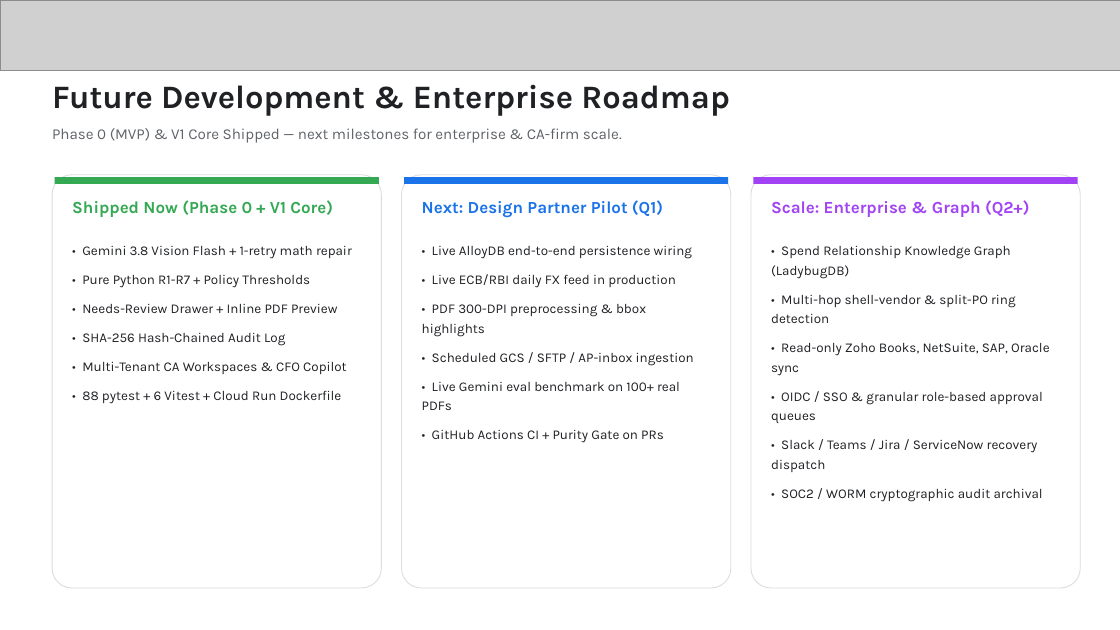
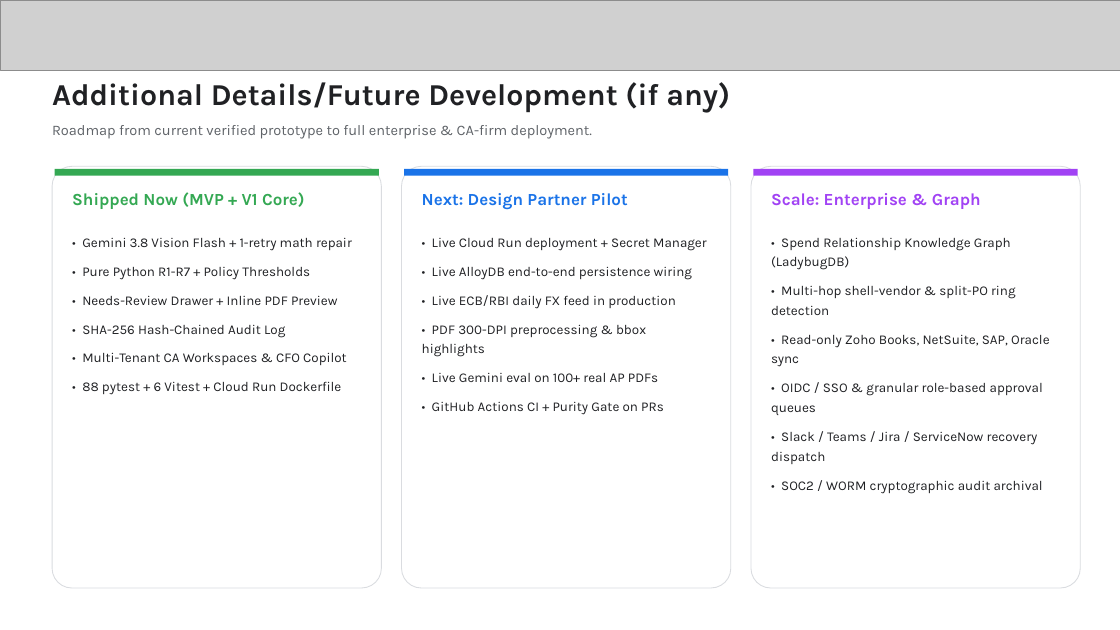
Before and after one commit to naughtynova69/LedgerLens-project, a slide deck: slide 11 of docs/presentation/LedgerLens_Startup_Buildathon_Submission.pptx (slide 9 before the commit). Drawn at 1120x630 pixels with LibreOffice and Linux fonts; fonts in the diff are those of the drawing; grey boxes stand for pictures. Boxes give left, top, right and bottom in pixels: in the first picture for what was removed or moved away, otherwise in the second. Text is boxed around its words. In the diff, an @@ line names an element or a change of style, - is before the commit and + after.

Commit message:
docs(presentation): align PPTX strictly to 12-slide Buildathon Prototype Submission template

```diff
--- a/docs/presentation/LedgerLens_Startup_Buildathon_Submission.pptx
+++ b/docs/presentation/LedgerLens_Startup_Buildathon_Submission.pptx
@@ text at (52, 82, 730, 113): text changed; size 28 to 26 pt @@
-Future Development & Enterprise Roadmap
+Additional Details/Future Development (if any)
@@ text at (52, 125, 592, 139): text changed; size 13 to 12.5 pt @@
-Phase 0 (MVP) & V1 Core Shipped — next milestones for enterprise & CA-firm scale.
+Roadmap from current verified prototype to full enterprise & CA-firm deployment.
@@ rounded rectangle: place and size @@
-rounded rectangle at (52, 175, 381, 588)
+rounded rectangle at (52, 166, 381, 588)
@@ rounded rectangle: place and size @@
-rounded rectangle at (402, 175, 731, 588)
+rounded rectangle at (402, 166, 731, 588)
@@ 3 rectangles: place and size @@
-3 rectangles at (55, 177, 1078, 184)
+3 rectangles at (55, 169, 1078, 176)
@@ rounded rectangle: place and size @@
-rounded rectangle at (751, 175, 1081, 588)
+rounded rectangle at (751, 166, 1081, 588)
@@ text at (72, 192, 305, 209): text changed @@
-Shipped Now (Phase 0 + V1 Core)
+Shipped Now (MVP + V1 Core)
@@ text at (422, 193, 628, 210): text changed @@
-Next: Design Partner Pilot (Q1)
+Next: Design Partner Pilot
@@ text at (771, 193, 981, 209): text changed @@
-Scale: Enterprise & Graph (Q2+)
+Scale: Enterprise & Graph
@@ text "• Gemini 3.8 Vision Flash ...": place and size @@
-text "• Gemini 3.8 Vision Flash ..." at (82, 246, 352, 404)
+text "• Gemini 3.8 Vision Flash ..." at (82, 238, 352, 395)
@@ text "• Live Cloud Run deployment ...": place and size @@
-text "• Live Cloud Run deployment ..." at (422, 246, 694, 443)
+text "• Live Cloud Run deployment ..." at (422, 238, 707, 415)
@@ text at (432, 238, 707, 250): paragraph added @@
+• Live Cloud Run deployment + Secret Manager
@@ text "• Spend Relationship Knowledge Graph ...": place and size @@
-text "• Spend Relationship Knowledge Graph ..." at (771, 246, 1049, 502)
+text "• Spend Relationship Knowledge Graph ..." at (771, 238, 1049, 493)
@@ text at (432, 373, 658, 382): text changed @@
-• Scheduled GCS / SFTP / AP-inbox ingestion
-• Live Gemini eval benchmark on 100+ real PDFs
+• Live Gemini eval on 100+ real AP PDFs
```
Also in this commit, not shown: 5 other slides changed, 5 slides added, 3 slides removed, 1 other file.
